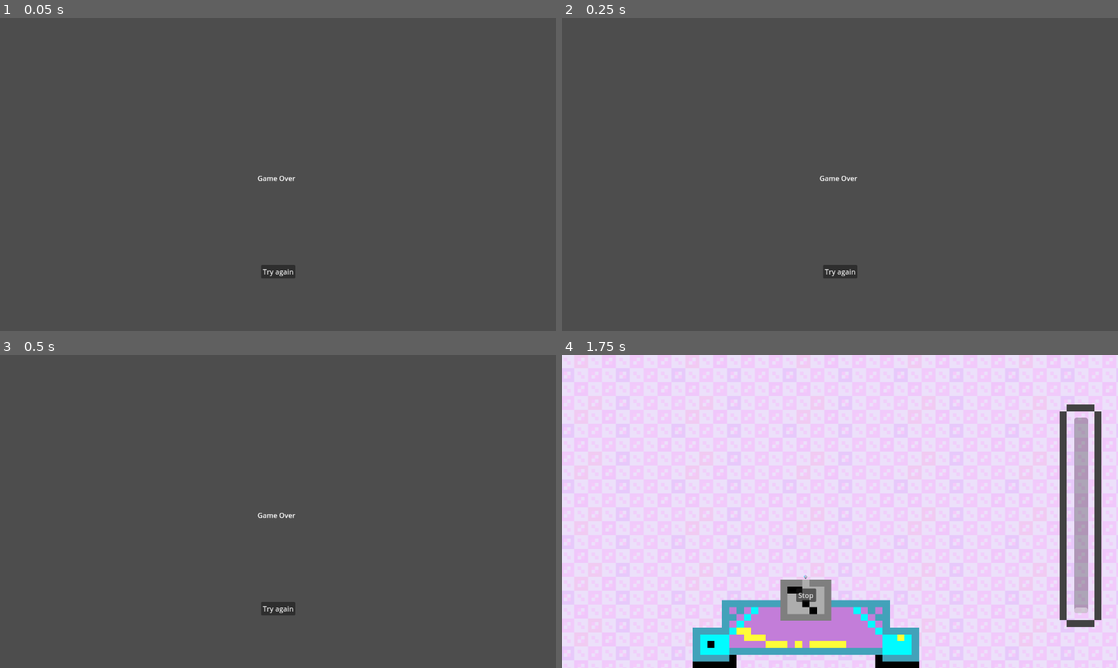
Above: before the commit, frames 1-4 (two rows, left to right).
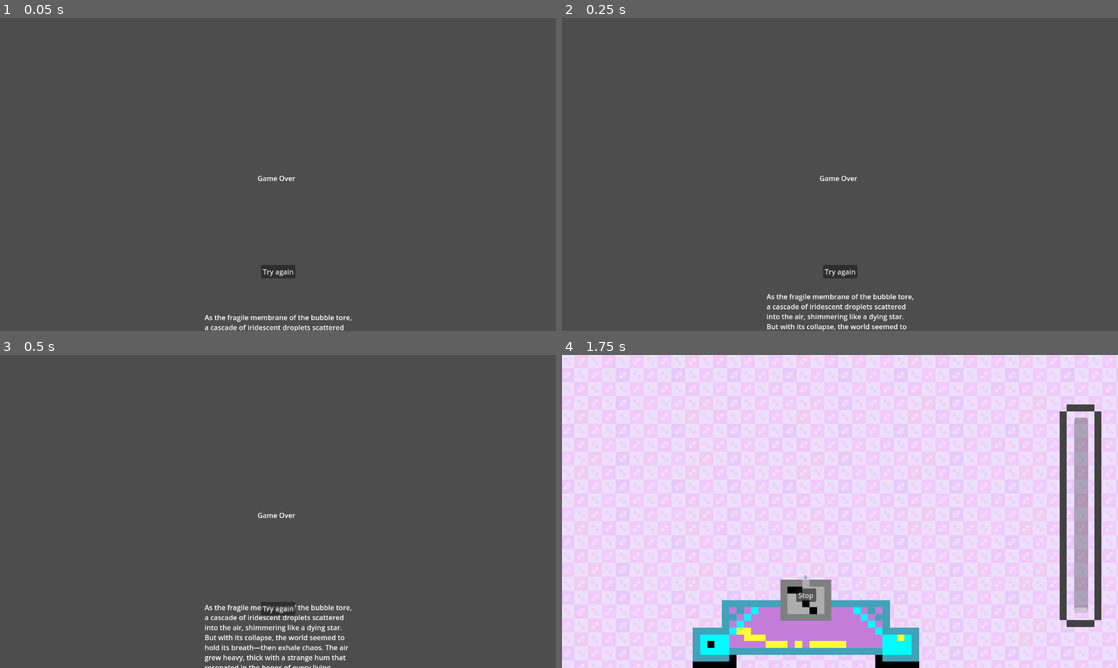
Above: after the commit, the same moments.

Repository: Topech/gamejam2025
Game: Godot game, scene res://gameover.tscn
The game is run twice, just before and just after one commit, with the same random seed, the same clock (stepped at 60 frames per second) and the same inputs. This scene is started directly instead of the project's main scene. The engine's default icon, where the game draws it, is replaced by a stand-in: a white triangle on a blue panel in a dark square. Sound files missing from this copy of the repository are replaced by a short silence.
Inputs:
- Up to frame 1 (0.05 s): no input
- Up to frame 2 (0.25 s): no input
- Up to frame 3 (0.5 s): no input
- Up to frame 4 (1.75 s): click "Try again" at 0.5 s; click "Blow" at 1.25 s

The runs differ from the first frame. In frame 1, 0.5% of the frame differs, in the area x 36-64%, y 94-100%; in frame 2, 0.9%; in frame 3, 1.4%, in the area x 36-64%, y 79-100%; in frame 4, nothing differs.

Commit message:
Adding scrolling text

Diff:
--- /dev/null
+++ b/Scrollingdeathtext.gd
@@ -0,0 +1,11 @@
+extends RichTextLabel
+var speed = 4
+
+# Called when the node enters the scene tree for the first time.
+func _ready() -> void:
+	pass # Replace with function body.
+
+
+# Called every frame. 'delta' is the elapsed time since the previous frame.
+func _process(_delta: float) -> void:
+	position += Vector2.UP * speed
--- a/gameover.tscn
+++ b/gameover.tscn
@@ -1,9 +1,23 @@
-[gd_scene load_steps=2 format=3 uid="uid://brbhsyxskh16g"]
+[gd_scene load_steps=3 format=3 uid="uid://bxr1qlxk68ubk"]
 
 [ext_resource type="Script" path="res://gameover.gd" id="1_o75tj"]
+[ext_resource type="Script" path="res://Scrollingdeathtext.gd" id="2_ydf8x"]
 
 [node name="Gameover" type="Node"]
 script = ExtResource("1_o75tj")
+
+[node name="RichTextLabel2" type="RichTextLabel" parent="."]
+offset_left = 471.0
+offset_top = 689.0
+offset_right = 817.0
+offset_bottom = 2240.0
+text = "As the fragile membrane of the bubble tore, a cascade of iridescent droplets scattered into the air, shimmering like a dying star. But with its collapse, the world seemed to hold its breath—then exhale chaos. The air grew heavy, thick with a strange hum that resonated in the bones of every living creature. Cracks splintered across the sky, as if the fabric of reality itself was unraveling. Oceans surged and boiled, their waves reaching for the heavens, while cities crumbled into dust under an unseen pressure. The bubble had been more than a playful sphere; it had held the balance of existence, and now, as its remnants evaporated into nothingness, the world was left to witness its own undoing. Silence fell, broken only by the faint whisper of the void creeping closer.
+\"As the shimmering bubble gave way to its violent collapse, the world was forever changed. They called it the Fracture, a moment when the fragile boundary between existence and the void was torn asunder. None knew the true origins of the bubble—whether it was the careless folly of forgotten gods, the arcane whimsy of ancient sorcerers, or the dying gasp of an old universe—but its bursting marked the start of a descent into chaos.
+
+The first to feel the effects were the great kingdoms of men. Storms, like maddened titans, swept across their lands, uprooting towers and shattering walls. Crops withered in the fields overnight, leaving nothing but dust and despair. Worse still were the Unraveled, the once-living who had been caught in the shockwave of the bubble's demise. Their flesh twisted and stretched, their minds hollowed, they now roamed the shattered world as harbingers of the void’s creeping corruption.
+
+The scholars of Illyrion delved deep into the lost tomes of their libraries, uncovering fragments of forbidden lore. The bubble, they claimed, had been the Seal of Aelthion, a prison of unimaginable power meant to contain the Abyss Eternal—a darkness older than time itself."
+script = ExtResource("2_ydf8x")
 
 [node name="RichTextLabel" type="RichTextLabel" parent="."]
 offset_left = 593.0
